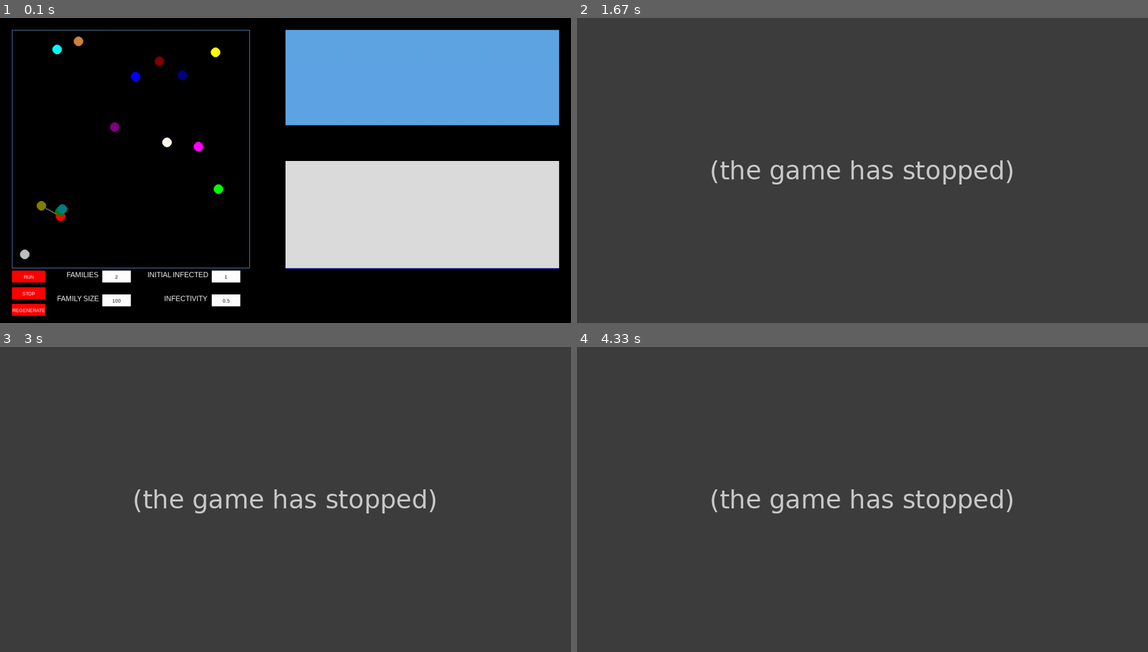
Above: before the commit, frames 1-4 (two rows, left to right).
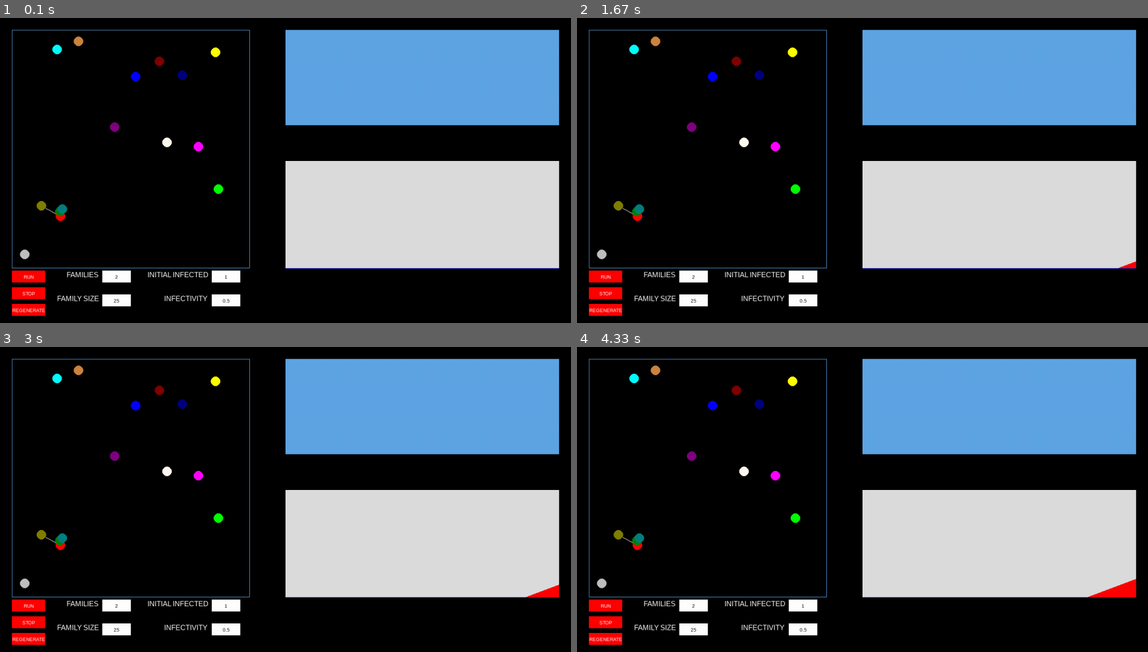
Above: after the commit, the same moments.

Repository: linyirun/EpidemicSimulator
Game: pygame game, started from main.py
Two runs of this game, one before a commit and one after it. Both use one fixed random seed, a clock stepped at 60 frames per second and the inputs below.
Inputs (mouse positions are in pixels of both pictures, inside the frame that each line leads up to):
- Up to frame 1 (0.1 s): no input
- Up to frame 2 (1.67 s): click "RUN" at 0.4 s; click (868, 188) at 0.73 s; click "1" at 1.07 s; click (1073, 277) at 1.4 s
- Up to frame 3 (3 s): click "25" at 2.23 s; click (268, 447) at 2.57 s
- Up to frame 4 (4.33 s): click "2" at 3.4 s; click (1039, 493) at 3.73 s

The runs differ from the first frame. In frame 1, less than 0.1% of the frame differs, in the area x 19-22%, y 92-94%; in frame 2, 99%; in frame 3, 99%; in frame 4, 99%, in the area x 0-100%, y 0-100%.
Error before the commit: NameError: name 'BLUE' is not defined (main.py line 94); the game stopped at 0.33 s (later frames are placeholders)

Commit message:
changed bounds

Diff:
--- a/main.py
+++ b/main.py
@@ -91,7 +91,7 @@
                                                  (self.h / 2) + self.y))
         background = py.Surface((self.w, self.h))
         if self.hover and self.x <= a <= self.x + self.w and self.y <= b <= self.y + self.h:
-            background.fill(BLUE)
+            background.fill(SKY_BLUE)
         else:
             background.fill(self.background_color)
         screen.blit(background, (self.x, self.y))
@@ -285,11 +285,11 @@
     py.font.init()
     # Initializes buttons
     run_b = Button(25, 530, 70, 25, 'RUN', WHITE, RED, True)
-    fam_pop_b = InputButton(215, 580, 60, 25, '100', BLACK, WHITE, True, 'int',
-                            (1, 50))
+    fam_pop_b = InputButton(215, 580, 60, 25, '25', BLACK, WHITE, True, 'int',
+                            (1, 51))
     regen_b = Button(25, 600, 70, 25, 'REGENERATE', WHITE, RED, True)
     fam_b = InputButton(215, 530, 60, 25, '2', BLACK, WHITE, True, 'int',
-                        (1, 20))
+                        (1, 21))
     infect_b = InputButton(445, 580, 60, 25, '0.5', BLACK, WHITE, True,
                            'float', (0.0, 1.0))
     inital_infected_b = InputButton(445, 530, 60, 25, '1', BLACK, WHITE, True,
